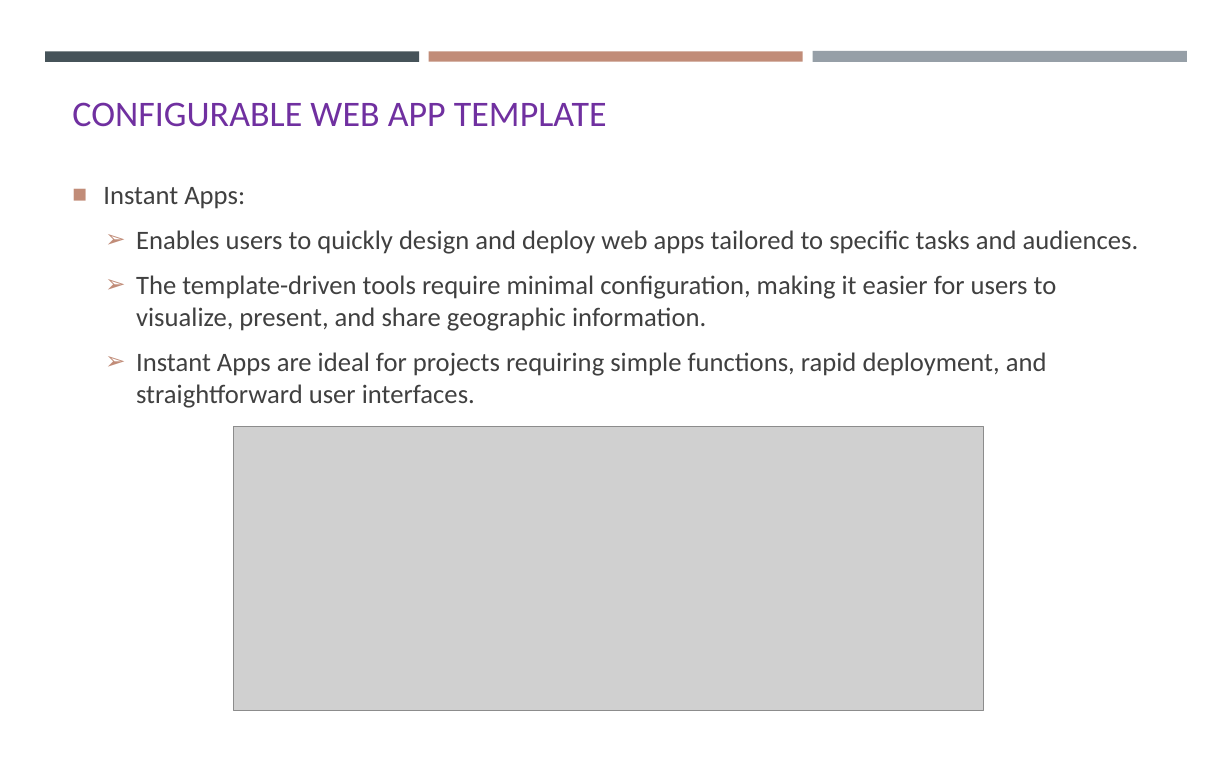
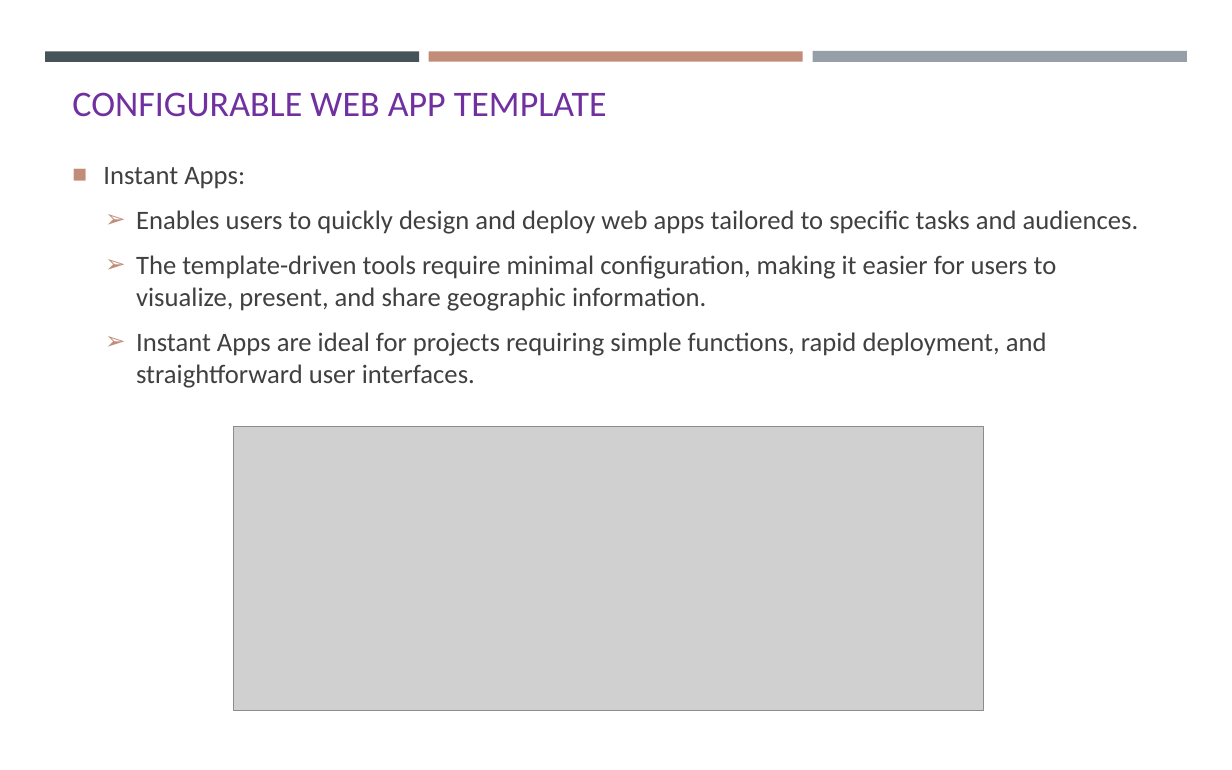
Before and after one commit to gisynw/Field_Techniques, a slide deck: slide 9 of docs/Lectures/Week05/Week05_GEOG3319_ResponseWebMap.pptx (slide 6 before the commit). Drawn at 1232x770 pixels with LibreOffice and Linux fonts; fonts in the diff are those of the drawing; grey boxes stand for pictures. Boxes give left, top, right and bottom in pixels: in the first picture for what was removed or moved away, otherwise in the second. Text is boxed around its words. In the diff, an @@ line names an element or a change of style, - is before the commit and + after.

```diff
--- a/docs/Lectures/Week05/Week05_GEOG3319_ResponseWebMap.pptx
+++ b/docs/Lectures/Week05/Week05_GEOG3319_ResponseWebMap.pptx
@@ title "CONFIGURABLE WEB APP TEMPLATE" moved from (x1=72, y1=102, x2=607, y2=127) to (x1=72, y1=92, x2=607, y2=117) @@
@@ text "Instant Apps:" moved from (x1=103, y1=187, x2=1139, y2=408) to (x1=103, y1=167, x2=1139, y2=388) @@
```
Also in this commit, not shown: 2 other slides changed, 11 slides added, 1 other file.
